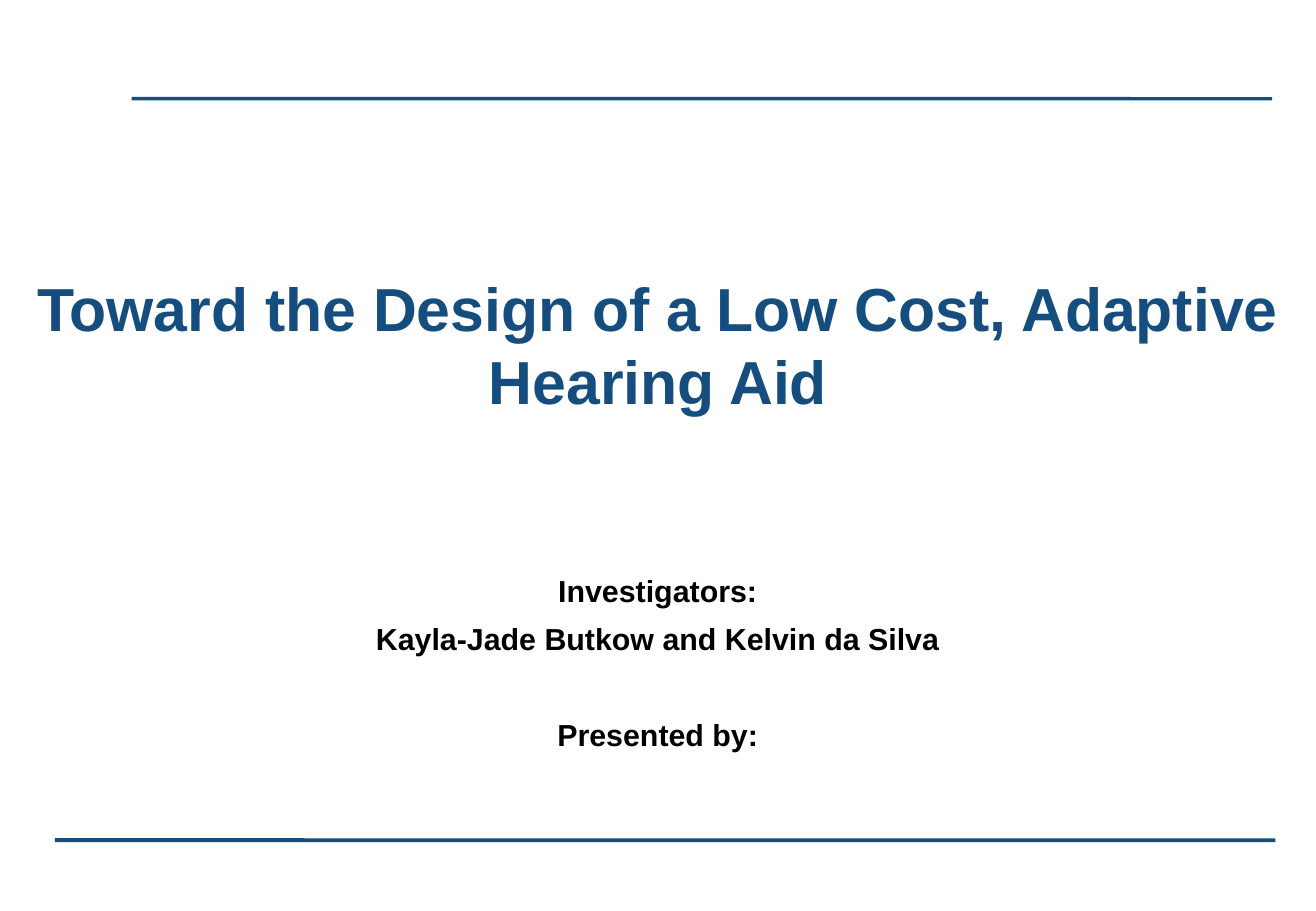
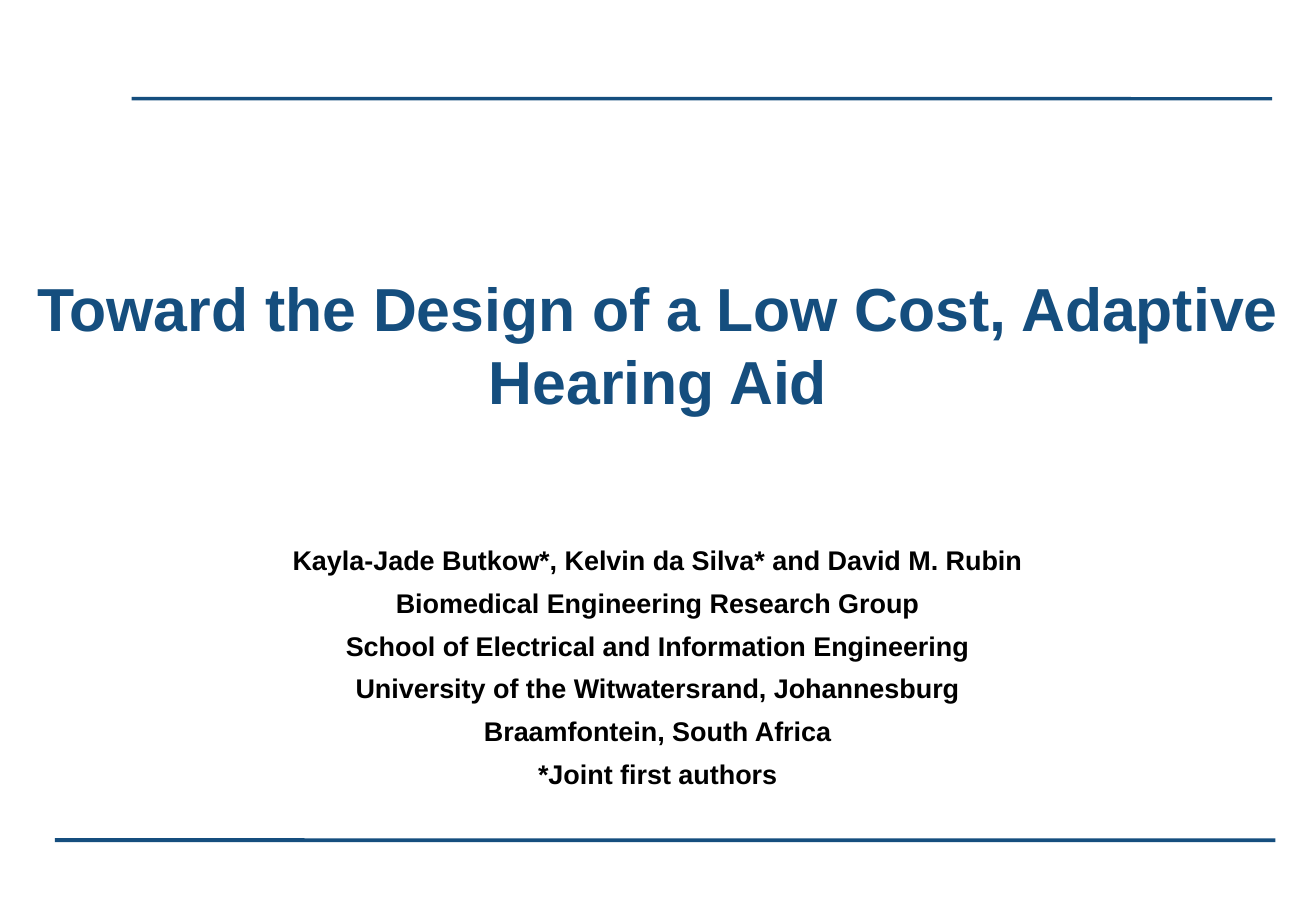
Before and after one commit to kayjayB/I_cant_hear_you, a slide deck: slide 1 of Presentation/Presentation.pptx. Drawn at 1316x911 pixels with LibreOffice and Linux fonts; fonts in the diff are those of the drawing; background and template pictures are left out. Boxes give left, top, right and bottom in pixels: in the first picture for what was removed or moved away, otherwise in the second. Text is boxed around its words. In the diff, an @@ line names an element or a change of style, - is before the commit and + after.

Commit message:
Added Rubin's recommendations

```diff
--- a/Presentation/Presentation.pptx
+++ b/Presentation/Presentation.pptx
@@ text at [293,550,1022,785]: text changed; size 18 to 16 pt @@
-Investigators:
-Kayla-Jade Butkow and Kelvin da Silva
-Presented by:
+Kayla-Jade Butkow*, Kelvin da Silva* and David M. Rubin
+Biomedical Engineering Research Group
+School of Electrical and Information Engineering
+University of the Witwatersrand, Johannesburg
+Braamfontein, South Africa
+*Joint first authors
```
Also in this commit, not shown: 6 other slides changed.
